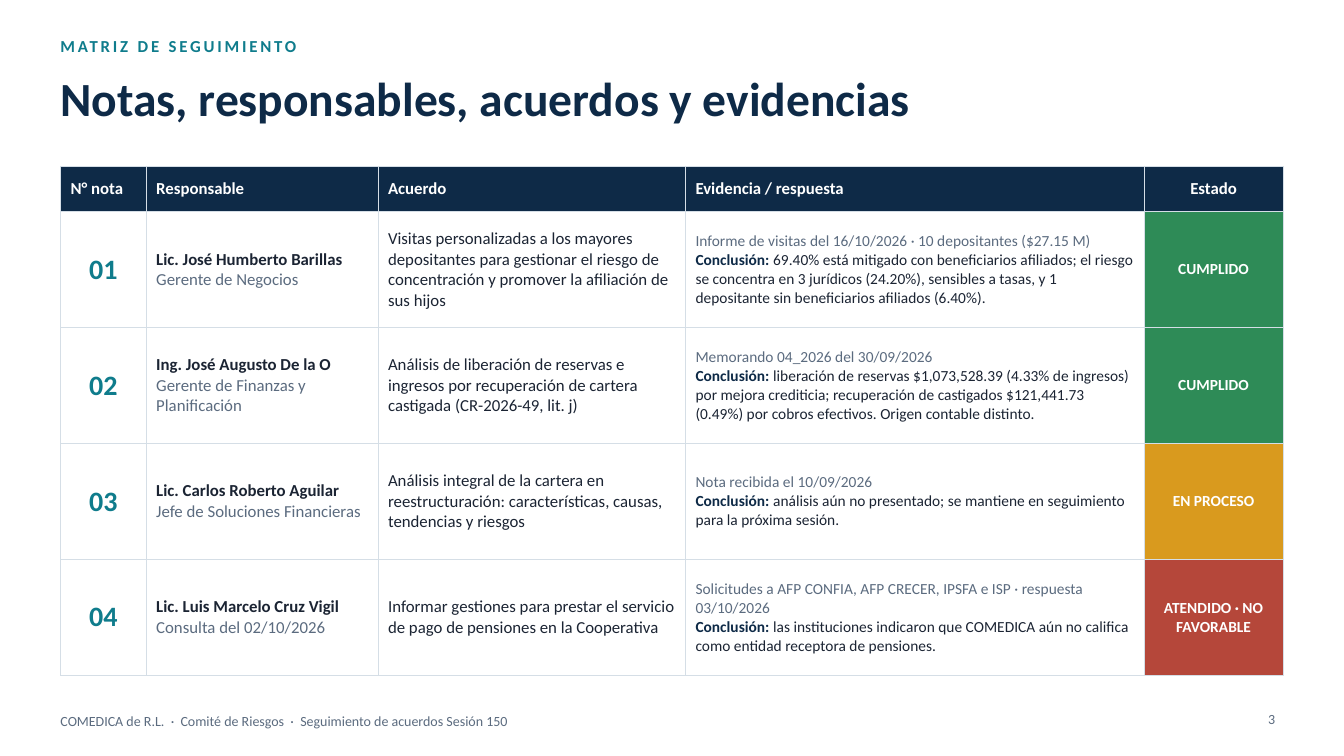
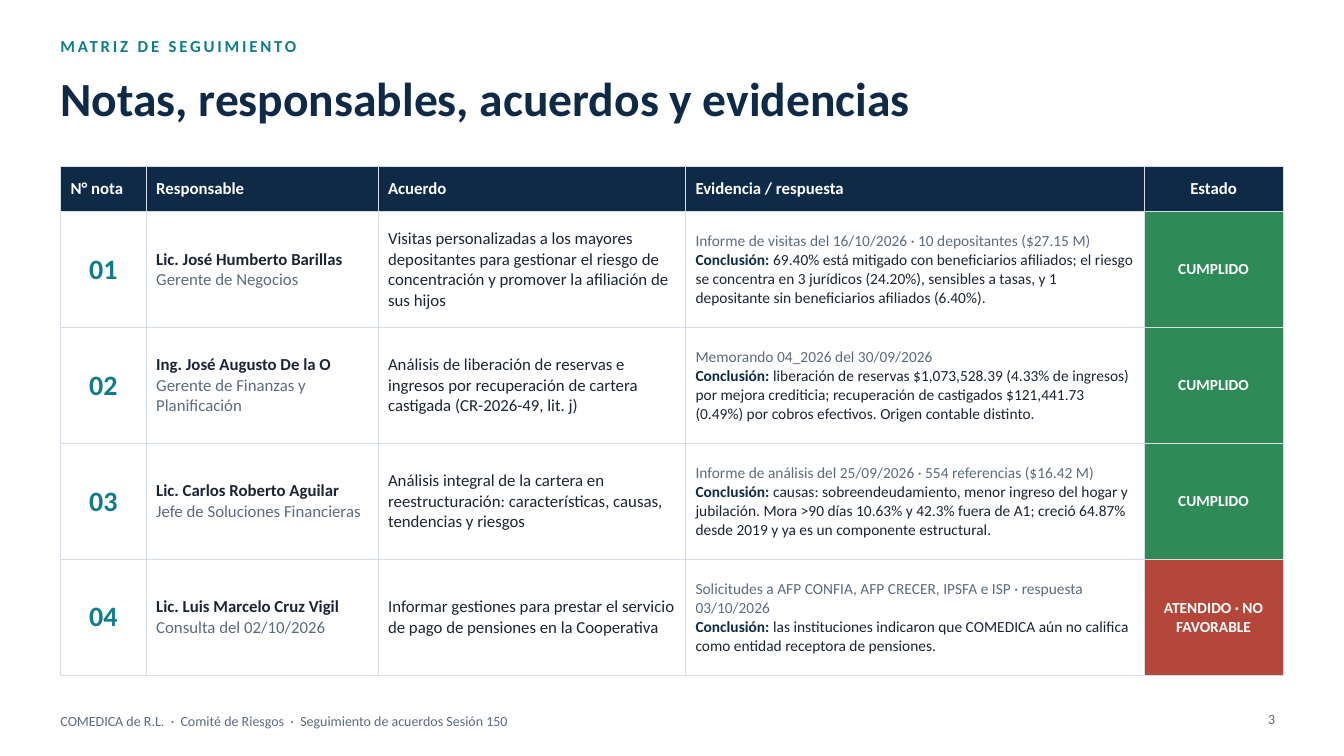
Before and after one commit to menjivar201280/riesgo, a slide deck: slide 3 of seguimiento-comite-riesgos-sesion-150/Seguimiento_Acuerdos_Comite_Riesgo_Sesion_150.pptx. Drawn at 1344x756 pixels with LibreOffice and Linux fonts; fonts in the diff are those of the drawing. Boxes give left, top, right and bottom in pixels: in the first picture for what was removed or moved away, otherwise in the second. Text is boxed around its words. In the diff, an @@ line names an element or a change of style, - is before the commit and + after.

```diff
--- a/seguimiento-comite-riesgos-sesion-150/Seguimiento_Acuerdos_Comite_Riesgo_Sesion_150.pptx
+++ b/seguimiento-comite-riesgos-sesion-150/Seguimiento_Acuerdos_Comite_Riesgo_Sesion_150.pptx
@@ table at [60,166,1284,658] @@
-row 4, column 4: Nota recibida el 10/09/2026 / Conclusión: análisis aún no presentado; se mantiene en seguimiento para la próxima sesión.
+row 4, column 4: Informe de análisis del 25/09/2026 · 554 referencias ($16.42 M) / Conclusión: causas: sobreendeudamiento, menor ingreso del hogar y jubilación. Mora >90 días 10.63% y 42.3% fuera de A1; creció 64.87% desde 2019 y ya es un componente estructural.
-row 4, column 5: EN PROCESO
+row 4, column 5: CUMPLIDO
@@ fill #D99A1E to #2E8B57 in row 4, column 5 @@
```
Also in this commit, not shown: 3 other slides changed, 1 other file.
